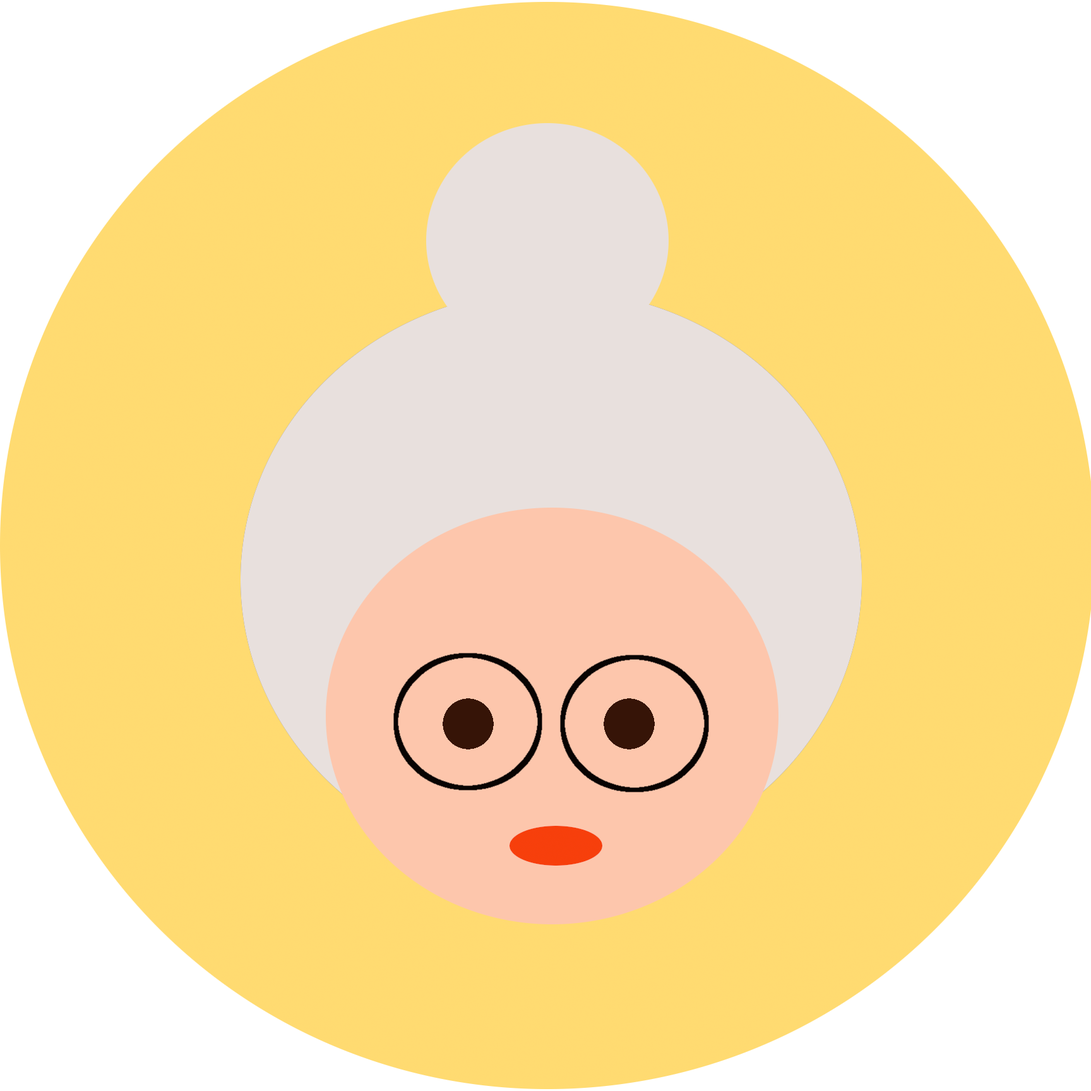
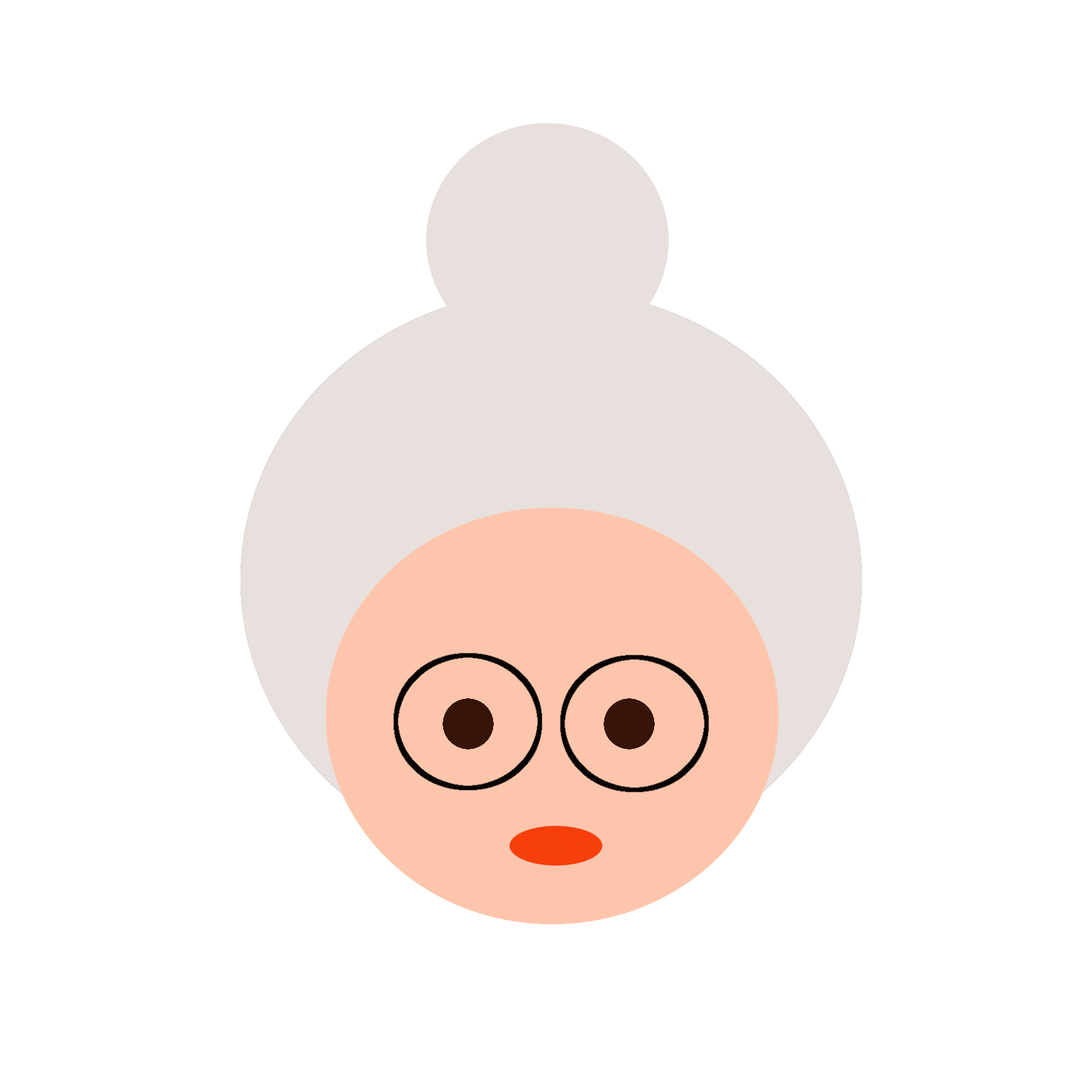
Comparing the layer stacks of the two w=1091, h=1091 images. Changes:
renamed "background" to "masked-background", hid it over [0, 1, 1091, 1090]
